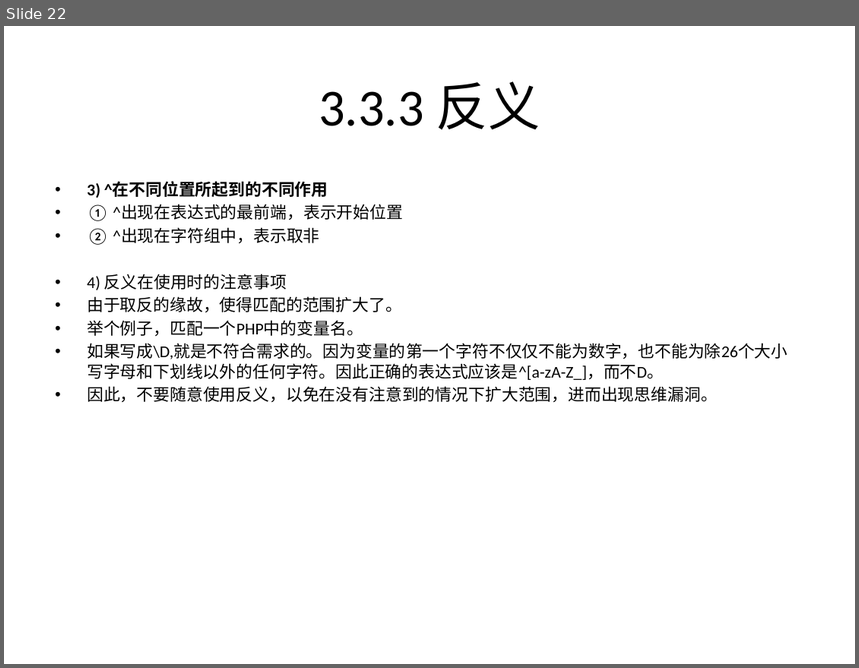
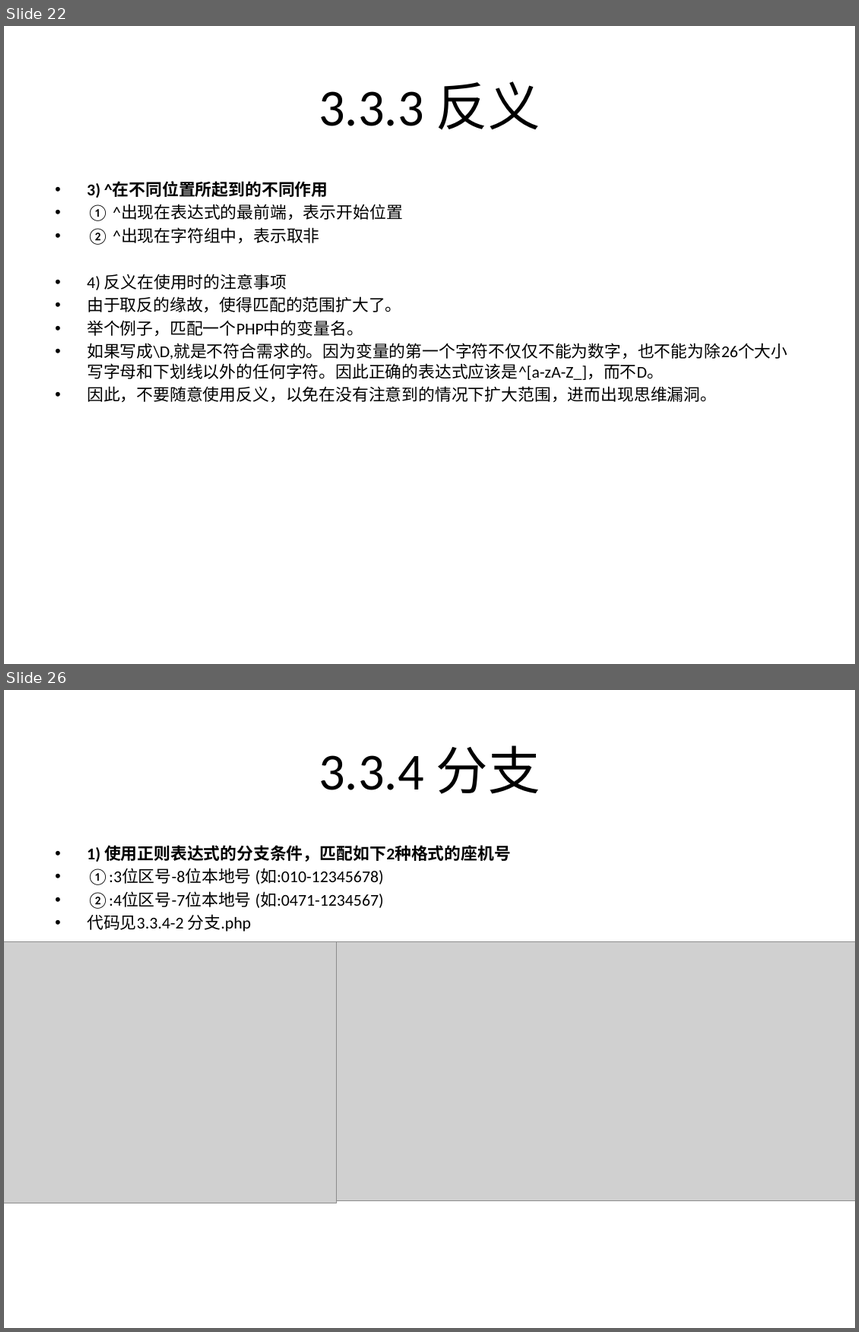
Before and after one commit to rayallen20/regularExpressions, a slide deck: 《PHP核心技术与最佳实践》第3章--正则表达式基础与应用/3.3 正则表达式匹配规则.pptx. Shown one above the other, each under a label of ours: slide 22 before the commit, slides 22 and 26 after it; the slides between them are not shown. The pictures are 859x668 and 859x1332 pixels, drawn with LibreOffice and Linux fonts; fonts in the diff are those of the drawing; grey boxes stand for pictures. Boxes give left, top, right and bottom in pixels: in the first picture for what was removed or moved away, otherwise in the second. Text is boxed around its words. In the diff, an @@ line names an element or a change of style, - is before the commit and + after.

Commit message:
3.3.4 分支完成

```diff
--- a/《PHP核心技术与最佳实践》第3章--正则表达式基础与应用/3.3 正则表达式匹配规则.pptx
+++ b/《PHP核心技术与最佳实践》第3章--正则表达式基础与应用/3.3 正则表达式匹配规则.pptx
@@ slide 26 added at [4, 690, 855, 1328], background #FFFFFF @@
@@ title added at [319, 745, 541, 794], 44 pt, text #000000 @@
+3.3.4 分支
@@ text added at [87, 845, 511, 932], 14 pt, text #000000 @@
+• 1) 使用正则表达式的分支条件，匹配如下2种格式的座机号
+• ①:3位区号-8位本地号 (如:010-12345678)
+• ②:4位区号-7位本地号 (如:0471-1234567)
+• 代码见3.3.4-2 分支.php
@@ picture added at [4, 942, 336, 1203] @@
@@ picture added at [337, 942, 855, 1201] @@
```
Also in this commit, not shown: 5 other slides added, 3 other files.
